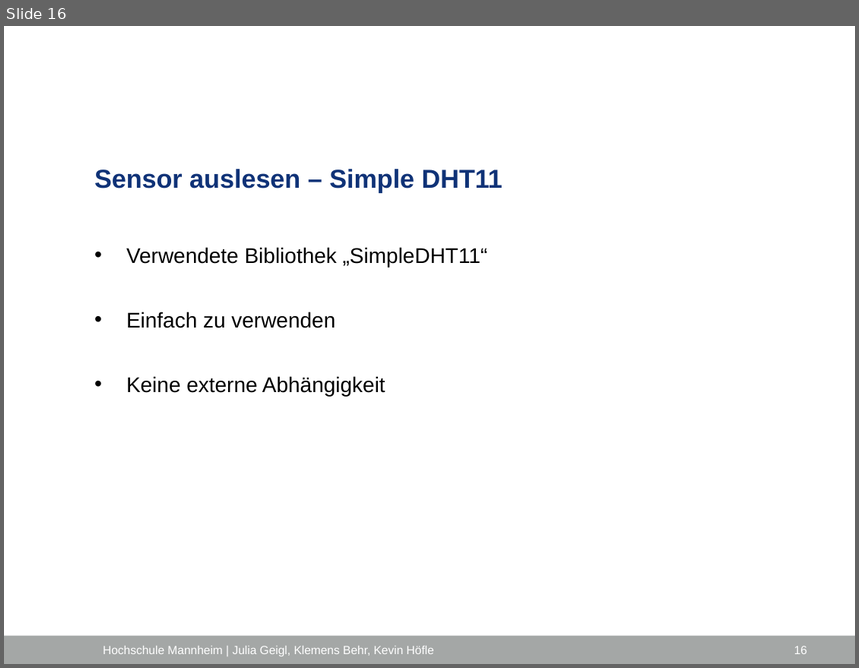
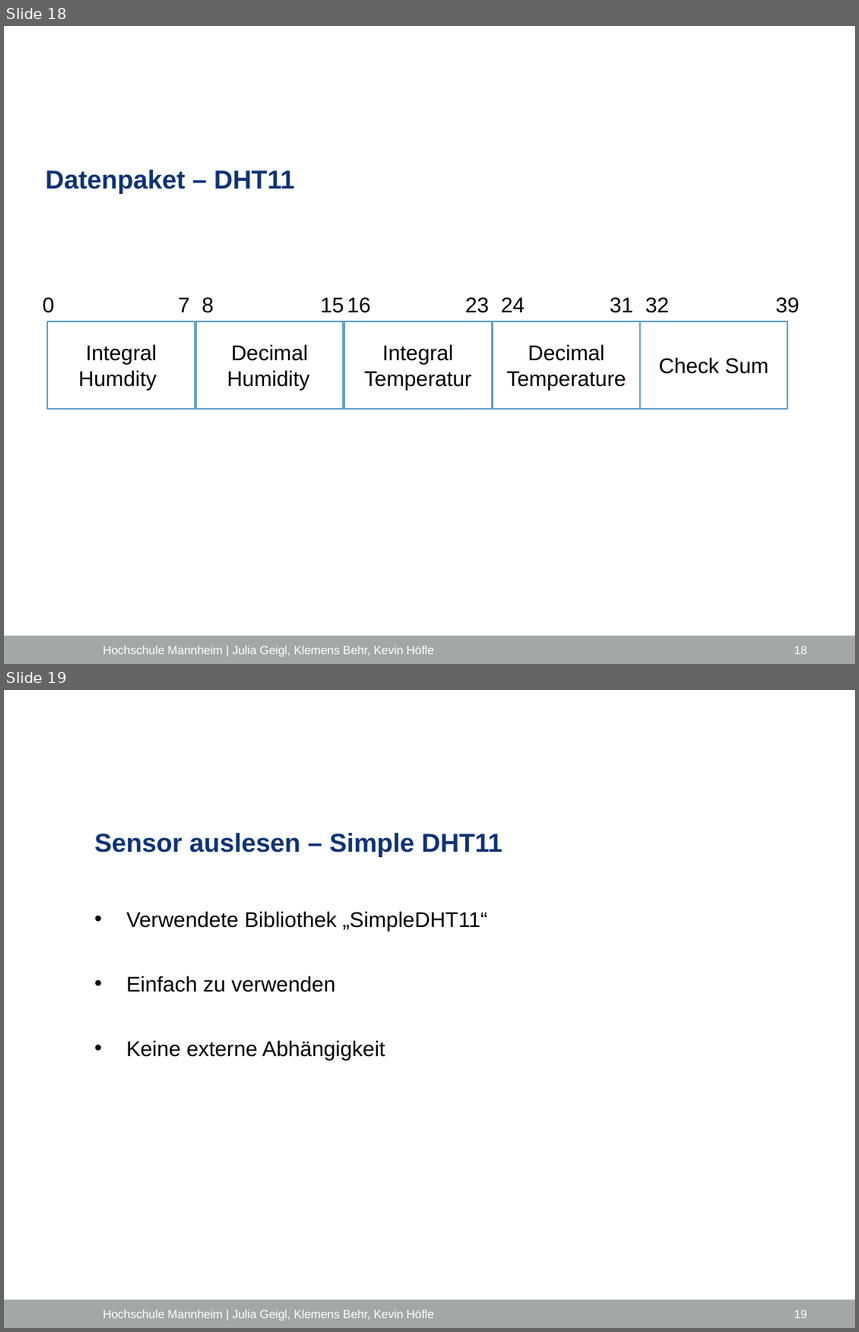
Before and after one commit to ProjektlaborEmbeddedSecurity/Presentation, a slide deck: PES_FH_VERS.pptx. Shown one above the other, each under a label of ours: slide 16 before the commit, slides 18 and 19 after it. The pictures are 859x668 and 859x1332 pixels, drawn with LibreOffice and Linux fonts; fonts in the diff are those of the drawing; background and template pictures are left out. Boxes give left, top, right and bottom in pixels: in the first picture for what was removed or moved away, otherwise in the second. Text is boxed around its words. In the diff, an @@ line names an element or a change of style, - is before the commit and + after.

```diff
--- a/PES_FH_VERS.pptx
+++ b/PES_FH_VERS.pptx
@@ slide 18 added at [4,26,855,664], background #FFFFFF; not listed: 1 template element that a slide beside it also shows @@
@@ title added at [45,170,294,194], 22 pt, text #0F3277, bold @@
+Datenpaket – DHT11
@@ text added at [43,297,55,313], 18 pt, text #000000 @@
+0
@@ text added at [178,297,190,313], 18 pt, text #000000 @@
+7
@@ text added at [202,297,214,313], 18 pt, text #000000 @@
+8
@@ text added at [320,297,344,313], 18 pt, text #000000 @@
+15
@@ text added at [348,297,371,313], 18 pt, text #000000 @@
+16
@@ text added at [465,297,489,313], 18 pt, text #000000 @@
+23
@@ text added at [501,297,525,313], 18 pt, text #000000 @@
+24
@@ text added at [610,297,633,313], 18 pt, text #000000 @@
+31
@@ text added at [645,297,669,313], 18 pt, text #000000 @@
+32
@@ text added at [776,297,800,313], 18 pt, text #000000 @@
+39
@@ rectangle added at [47,322,195,408], outline #649FCA 1.5 pt, 18 pt, text #000000 @@
+Integral Humdity
@@ rectangle added at [196,322,344,408], outline #649FCA 1.5 pt, 18 pt, text #000000 @@
+Decimal Humidity
@@ rectangle added at [344,322,492,408], outline #649FCA 1.5 pt, 18 pt, text #000000 @@
+Integral Temperatur
@@ rectangle added at [493,322,640,408], outline #649FCA 1.5 pt, 18 pt, text #000000 @@
+Decimal Temperature
@@ rectangle added at [641,322,788,408], outline #649FCA 1.5 pt, 18 pt, text #000000 @@
+Check Sum
@@ text added at [103,646,434,657], 10 pt, text #FFFFFF @@
+Hochschule Mannheim | Julia Geigl, Klemens Behr, Kevin Höfle
@@ page number added at [794,646,807,655], 10 pt, text #FFFFFF @@
+18
@@ what was slide 16 is now slide 19 @@
@@ page number at [794,1310,807,1319]: text changed @@
-16
+19
```
Also in this commit, not shown: 1 slide changed, 2 other slides added.
